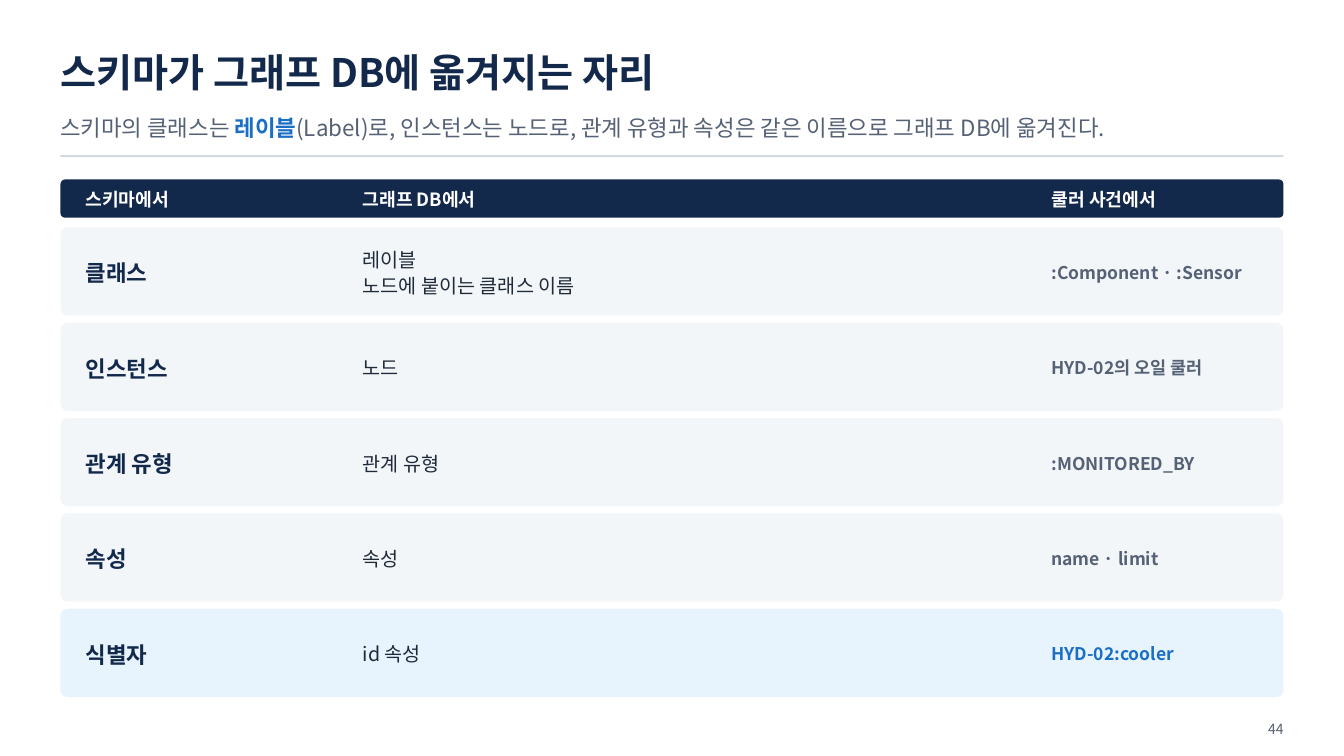
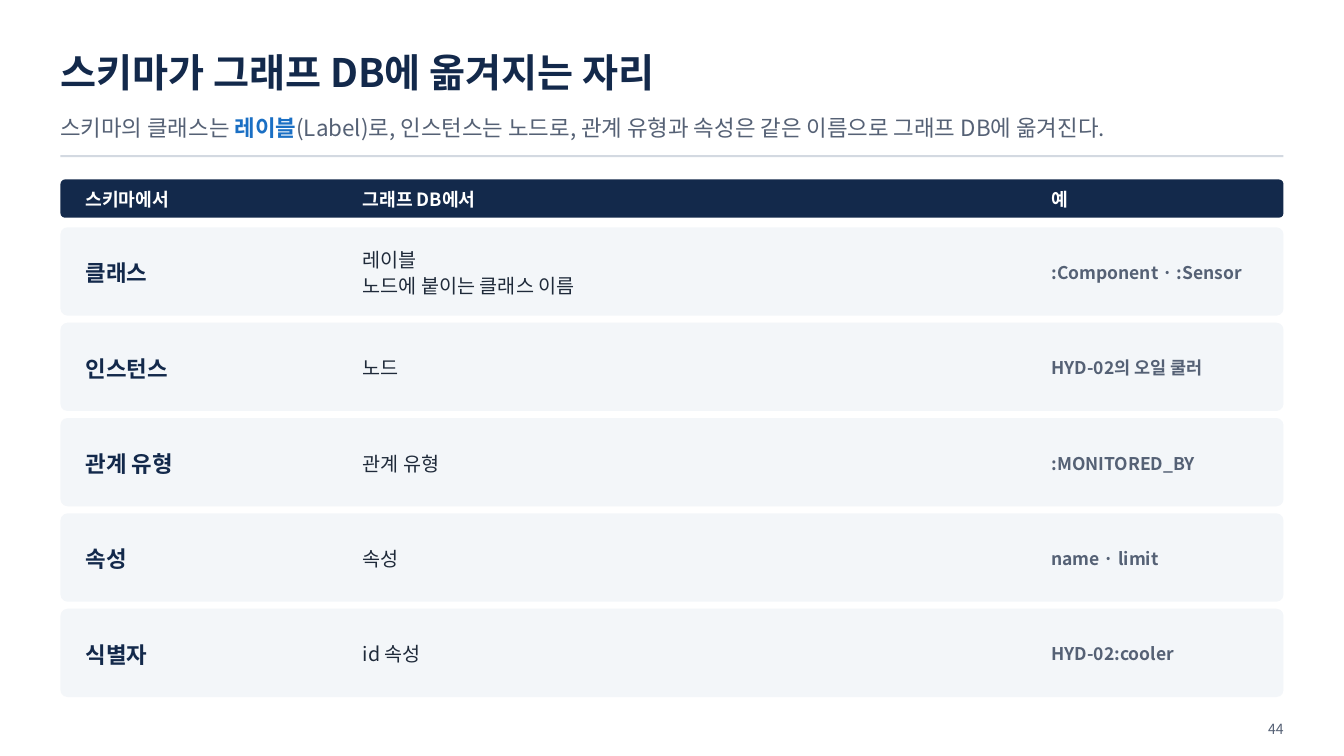
Before and after one commit to uengine-oss/hyd-iot-edu, a slide deck: slide 44 of workspace/강의제작/산출물/통합반/이론/02회차/통합반_02일차.pptx. Drawn at 1344x756 pixels with LibreOffice and Linux fonts; fonts in the diff are those of the drawing. Boxes give left, top, right and bottom in pixels: in the first picture for what was removed or moved away, otherwise in the second. Text is boxed around its words. In the diff, an @@ line names an element or a change of style, - is before the commit and + after.

Commit message:
통합 1 · 2회차 이론: 개수 · 순번만 세는 말 · 그림 꾸밈 설명 · 간지 첫 문장 싱크를 고치고(1회차 26장, 2회차 대본 · 노트, 확정 화면 고칠 거리와 32 · 33장 괄호 영문 · 굵게 16곳 · 「쿨러 사건에서」 칸 → 「예」), 적대 검토 지적까지 반영 · 대본 S-3 · S-10, 영상 V-2 · V-11 · V-13 · V-15(세 세션 판) · 배포 B-2를 유튜브.py로 올리는 길로 · 장닫음.py 줄 끝 LF

```diff
--- a/workspace/강의제작/산출물/통합반/이론/02회차/통합반_02일차.pptx
+++ b/workspace/강의제작/산출물/통합반/이론/02회차/통합반_02일차.pptx
@@ text at <box>1051,190,1068,208</box>: text changed @@
-쿨러 사건에서
+예
@@ rounded rectangle at <box>60,609,1284,698</box>: fill #E7F3FD to #F3F6F9 @@
@@ text "HYD-02:cooler" at <box>1051,646,1173,660</box>: text colour #1A6FC4 to #556175 @@
```
Also in this commit, not shown: 26 other slides changed, 23 other files.
